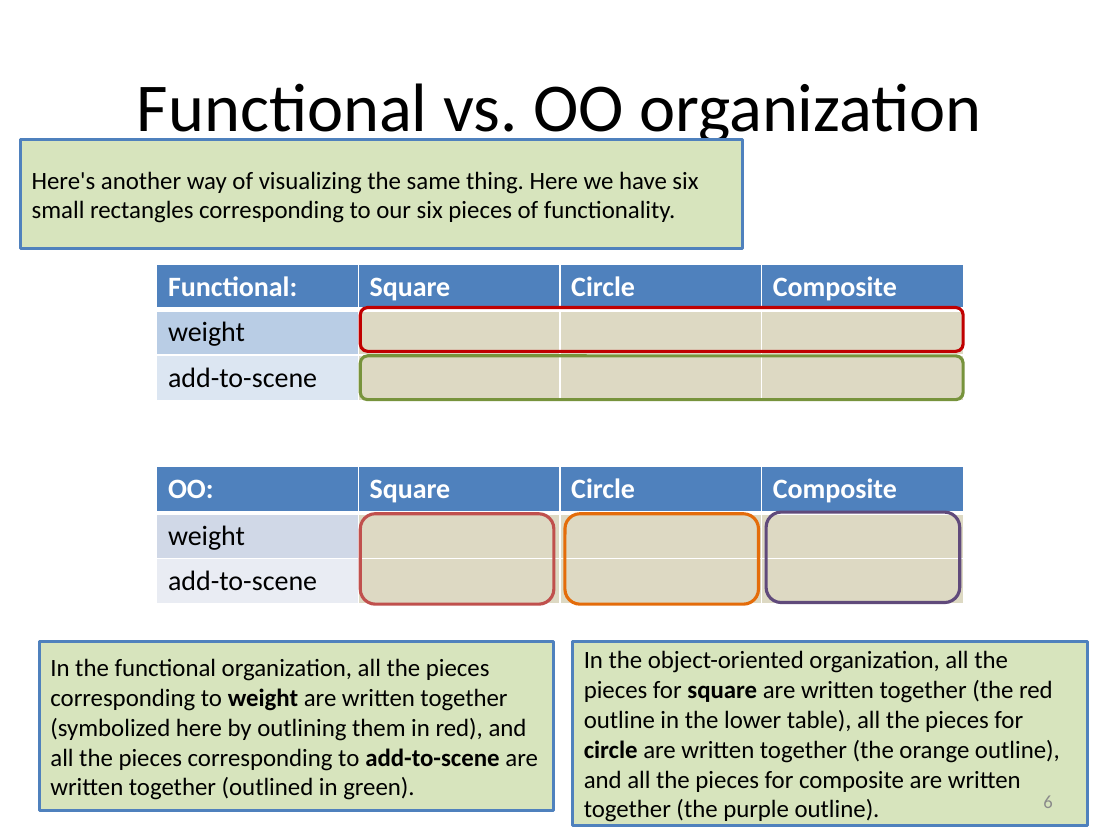
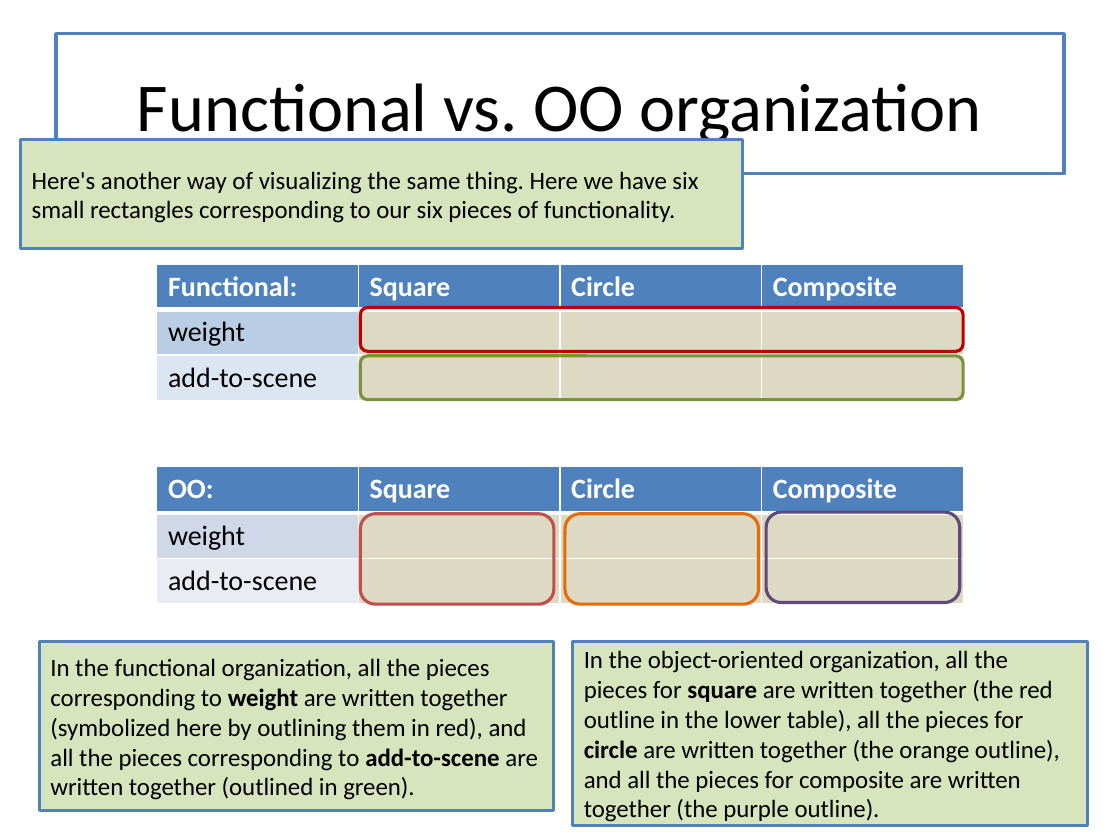
Before and after one commit to mwand/cs5010f16, a slide deck: slide 12 of Slides/Lesson 9.3 Functions vs Classes.pptx (slide 6 before the commit). Drawn at 1120x840 pixels with LibreOffice and Linux fonts; fonts in the diff are those of the drawing. Boxes give left, top, right and bottom in pixels: in the first picture for what was removed or moved away, otherwise in the second. Text is boxed around its words. In the diff, an @@ line names an element or a change of style, - is before the commit and + after.

```diff
--- a/Slides/Lesson 9.3 Functions vs Classes.pptx
+++ b/Slides/Lesson 9.3 Functions vs Classes.pptx
@@ title "Functional vs. OO organization": place and size @@
-title "Functional vs. OO organization" at [137,83,982,147]
+title "Functional vs. OO organization" at [56,34,1064,174]
@@ title "Functional vs. OO organization" at [56,34,1064,174]: fill none to #FFFFFF; outline none to #4F81BD 2.25 pt @@
@@ page number removed at [1043,795,1052,808] @@
-6
```
Also in this commit, not shown: 11 other slides changed, 6 slides added, 10 other files.
